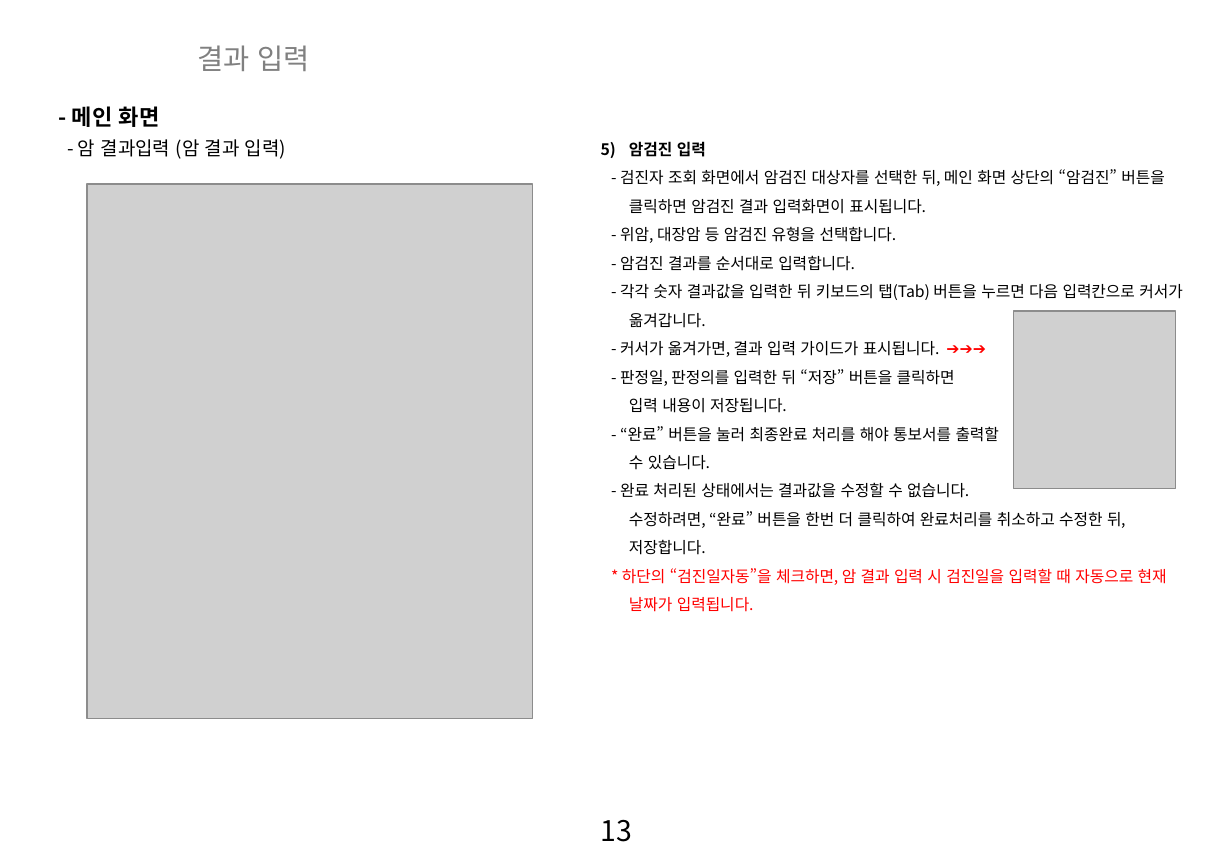
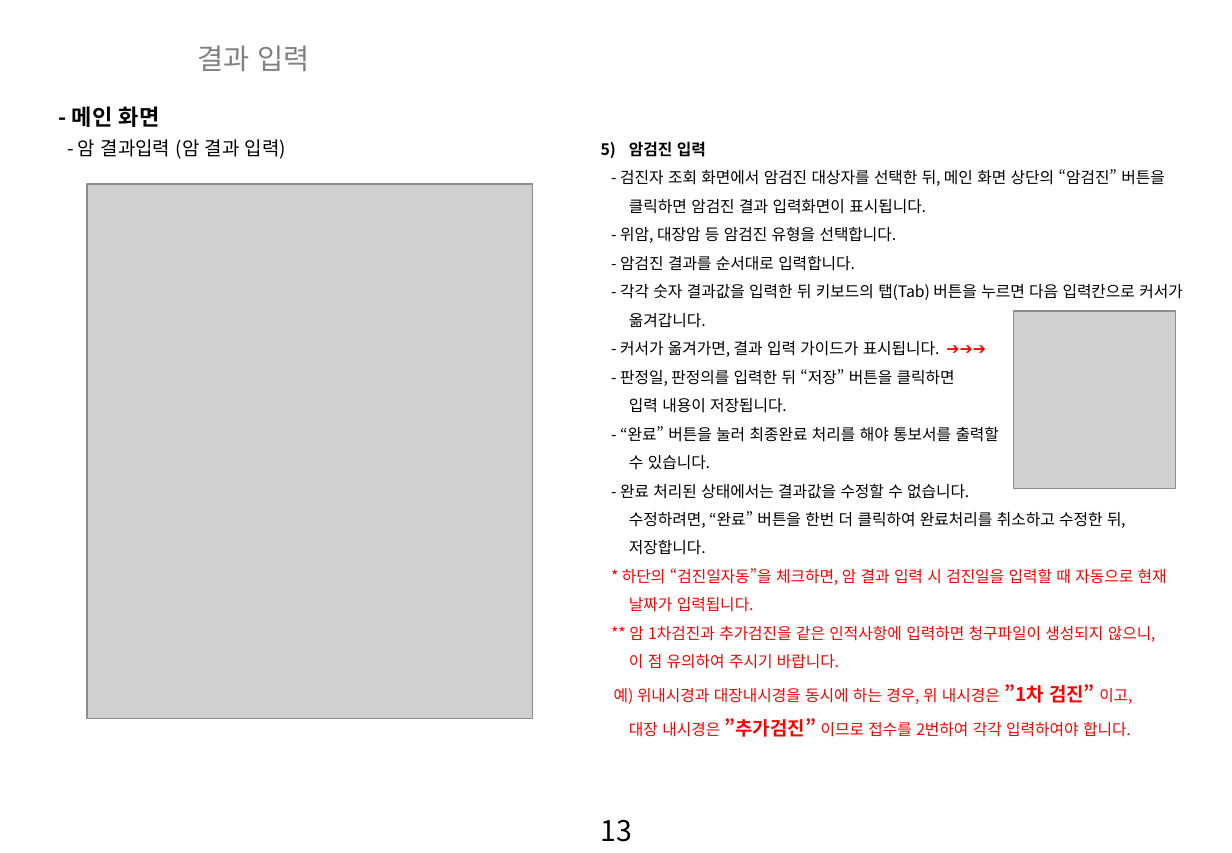
Before and after one commit to zooxop/ailiss_manual, a slide deck: slide 14 of manual/앨리스_매뉴얼_작업중.pptx. Drawn at 1232x853 pixels with LibreOffice and Linux fonts; fonts in the diff are those of the drawing; grey boxes stand for pictures; background and template pictures are left out. Boxes give left, top, right and bottom in pixels: in the first picture for what was removed or moved away, otherwise in the second. Text is boxed around its words. In the diff, an @@ line names an element or a change of style, - is before the commit and + after.

Commit message:
묶음코드 추가중

```diff
--- a/manual/앨리스_매뉴얼_작업중.pptx
+++ b/manual/앨리스_매뉴얼_작업중.pptx
@@ text at (x1=614, y1=626, x2=1155, y2=737): paragraphs added @@
+** 암 1차검진과 추가검진을 같은 인적사항에 입력하면 청구파일이 생성되지 않으니,
+이 점 유의하여 주시기 바랍니다.
+예) 위내시경과 대장내시경을 동시에 하는 경우, 위 내시경은 ”1차 검진” 이고,
+대장 내시경은 ”추가검진” 이므로 접수를 2번하여 각각 입력하여야 합니다.
```
Also in this commit, not shown: 1 other slide changed, 4 slides added.
